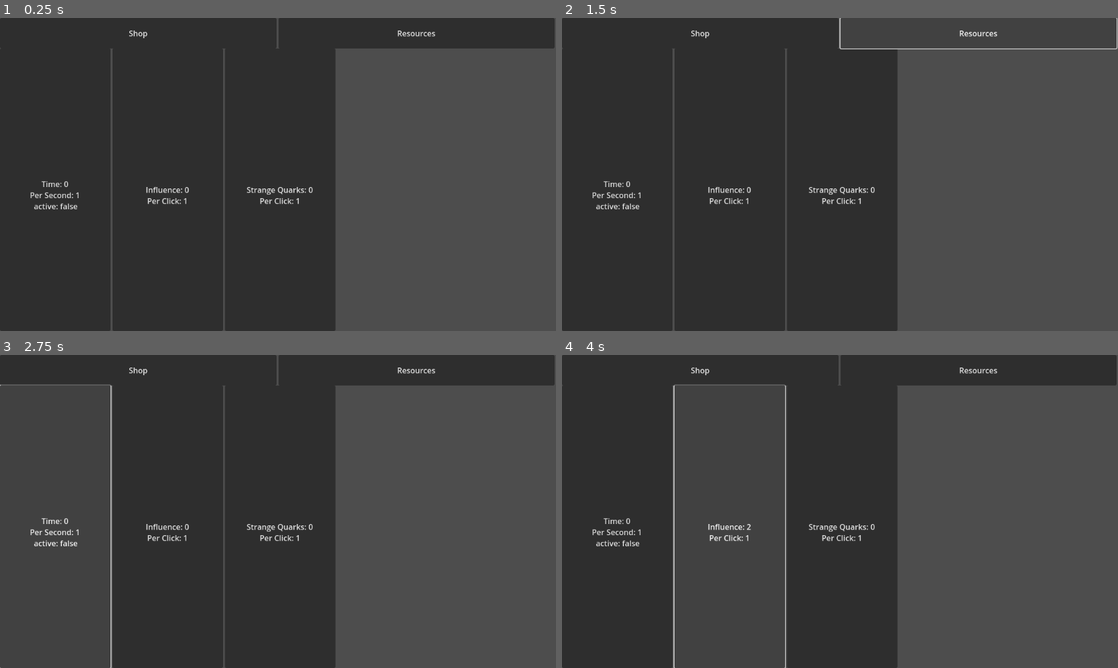
Above: before the commit, frames 1-4 (two rows, left to right).
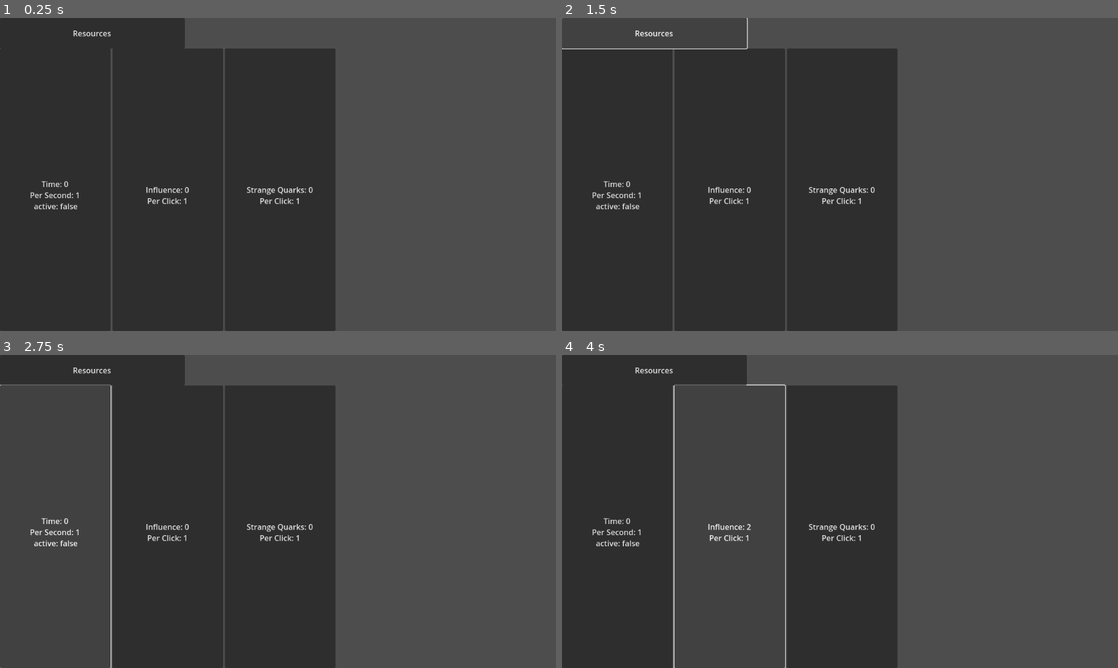
Above: after the commit, the same moments.

Repository: WilliamAHoffman/EmergentUniverse
Game: Godot game, scene res://scenes/root.tscn
Two runs of this game, one before a commit and one after it. Both use one fixed random seed, a clock stepped at 60 frames per second and the inputs below. The engine's default icon, where the game draws it, is replaced by a stand-in: a white triangle on a blue panel in a dark square.
Inputs (mouse positions are in pixels of both pictures, inside the frame that each line leads up to):
- Up to frame 1 (0.25 s): no input
- Up to frame 2 (1.5 s): click (701, 33) at 0.5 s, where only the run before the commit has a clickable "Shop"; click "Resources" at 1.25 s
- Up to frame 3 (2.75 s): click "Time: 0 Per Second: 1 active:…" at 2 s
- Up to frame 4 (4 s): click "Influence: 0 Per Click: 1" at 2.75 s; click "Influence: 1 Per Click: 1" at 3.5 s

The runs differ from the first frame. In frame 1, 6.5% of the frame differs, in the area x 13-100%, y 0-10%; in frame 2, 2.1%; in frame 3, 6.5%; in frame 4, 6.5%.

Commit message:
added notifications

Diff:
--- /dev/null
+++ b/scenes/notification.tscn
@@ -0,0 +1,10 @@
+[gd_scene load_steps=2 format=3 uid="uid://nyluktd1xlwm"]
+
+[ext_resource type="Texture2D" uid="uid://dcvi1syoqlrg5" path="res://sprites/icon.svg" id="1_818t2"]
+
+[node name="Notification" type="Sprite2D"]
+visible = false
+modulate = Color(1, 0, 0, 1)
+scale = Vector2(0.5, 0.5)
+texture = ExtResource("1_818t2")
+centered = false
--- a/scenes/root.tscn
+++ b/scenes/root.tscn
@@ -1,9 +1,11 @@
-[gd_scene load_steps=5 format=3 uid="uid://cyj1qkdkxyycc"]
+[gd_scene load_steps=7 format=3 uid="uid://cyj1qkdkxyycc"]
 
 [ext_resource type="Script" path="res://scripts/button scripts/button_manager.gd" id="1_u0srf"]
 [ext_resource type="Script" path="res://scripts/resource scripts/resource_manager.gd" id="2_os0tv"]
 [ext_resource type="Script" path="res://scripts/teleport scripts/teleporter.gd" id="3_pau4i"]
+[ext_resource type="PackedScene" uid="uid://nyluktd1xlwm" path="res://scenes/notification.tscn" id="4_7ft6n"]
 [ext_resource type="Script" path="res://scripts/event_bus.gd" id="4_xe6d4"]
+[ext_resource type="Script" path="res://scripts/display scripts/resource_display.gd" id="5_awwyk"]
 
 [node name="MainScene" type="Node2D"]
 
@@ -33,6 +35,14 @@
 offset_bottom = 648.0
 columns = 5
 
+[node name="ActionGrid" type="GridContainer" parent="ButtonManagerControl"]
+layout_mode = 0
+offset_left = 2304.0
+offset_top = 63.0
+offset_right = 3214.0
+offset_bottom = 648.0
+columns = 5
+
 [node name="ResourceManager" type="Node2D" parent="."]
 script = ExtResource("2_os0tv")
 
@@ -42,7 +52,7 @@
 [node name="PlayerCamera" type="Camera2D" parent="."]
 anchor_mode = 0
 
-[node name="TeleportManagerControl" type="Control" parent="PlayerCamera" node_paths=PackedStringArray("camera", "EventBus")]
+[node name="TeleportManagerControl" type="Control" parent="PlayerCamera" node_paths=PackedStringArray("camera", "EventBus", "shop_teli", "resource_teli", "action_teli", "resource_display")]
 layout_mode = 3
 anchors_preset = 0
 offset_right = 40.0
@@ -50,31 +60,57 @@
 script = ExtResource("3_pau4i")
 camera = NodePath("..")
 EventBus = NodePath("../../EventBus")
+shop_teli = NodePath("TeleporterGrid/Shop")
+resource_teli = NodePath("TeleporterGrid/Resource")
+action_teli = NodePath("TeleporterGrid/Action")
+resource_display = NodePath("../ResourceDisplay")
 
 [node name="TeleporterGrid" type="GridContainer" parent="PlayerCamera/TeleportManagerControl"]
 layout_direction = 2
 layout_mode = 0
 offset_right = 1149.0
 offset_bottom = 63.0
-columns = 2
+columns = 3
+
+[node name="Resource" type="Button" parent="PlayerCamera/TeleportManagerControl/TeleporterGrid"]
+layout_mode = 2
+size_flags_horizontal = 3
+size_flags_vertical = 3
+text = "Resources
+"
+
+[node name="Notification" parent="PlayerCamera/TeleportManagerControl/TeleporterGrid/Resource" instance=ExtResource("4_7ft6n")]
 
 [node name="Shop" type="Button" parent="PlayerCamera/TeleportManagerControl/TeleporterGrid"]
+visible = false
 layout_mode = 2
 size_flags_horizontal = 3
 size_flags_vertical = 3
 text = "Shop
 "
 
-[node name="Resources" type="Button" parent="PlayerCamera/TeleportManagerControl/TeleporterGrid"]
+[node name="Notification" parent="PlayerCamera/TeleportManagerControl/TeleporterGrid/Shop" instance=ExtResource("4_7ft6n")]
+
+[node name="Action" type="Button" parent="PlayerCamera/TeleportManagerControl/TeleporterGrid"]
+visible = false
 layout_mode = 2
 size_flags_horizontal = 3
 size_flags_vertical = 3
-text = "Resources
-"
+text = "Actions"
+
+[node name="Notification" parent="PlayerCamera/TeleportManagerControl/TeleporterGrid/Action" instance=ExtResource("4_7ft6n")]
+
+[node name="ResourceDisplay" type="Node2D" parent="PlayerCamera"]
+visible = false
+script = ExtResource("5_awwyk")
+
+[node name="ResourceLabel" type="Label" parent="PlayerCamera/ResourceDisplay"]
+offset_left = 2.0
+offset_top = 508.0
+offset_right = 217.0
+offset_bottom = 649.0
 
 [node name="EventBus" type="Node2D" parent="."]
 script = ExtResource("4_xe6d4")
 
 [connection signal="timeout" from="ResourceManager/ResourceTimer" to="ButtonManager" method="_on_resource_timer_timeout"]
-[connection signal="button_down" from="PlayerCamera/TeleportManagerControl/TeleporterGrid/Shop" to="PlayerCamera/TeleportManagerControl" method="_on_shop_button_down"]
-[connection signal="button_down" from="PlayerCamera/TeleportManagerControl/TeleporterGrid/Resources" to="PlayerCamera/TeleportManagerControl" method="_on_resources_button_down"]
--- a/scripts/button scripts/button_data.gd
+++ b/scripts/button scripts/button_data.gd
@@ -5,6 +5,7 @@
 var is_unlocked = false
 var button : Button
 var location : String
+var perma_unlocked = true
 
 
 #Conditional variables
@@ -79,8 +80,9 @@
 
 
 func _add_resources(quantity, resource):
-	resource.quantity += quantity
-	resource.total_quantity += quantity
+	if resource.perma_unlocked:
+		resource.quantity += quantity
+		resource.total_quantity += quantity
 
 
 func _add_random_resources(quantity_generated_from):
--- a/scripts/button scripts/button_manager.gd
+++ b/scripts/button scripts/button_manager.gd
@@ -105,6 +105,11 @@
 				buttons[dict_name].random_resource_efficiency = int(words[1])
 			elif words[0] == "location":
 				buttons[dict_name].location = words[1]
+			elif words[0] == "perma_unlocked":
+				if words[1] == "false":
+					buttons[dict_name].perma_unlocked = false
+				else:
+					buttons[dict_name].perma_unlocked = true
 	file.close()
 
 
@@ -119,7 +124,7 @@
 
 func _unlock_buttons(button : Button):
 	var criterias_done = 0
-	if !buttons[button.name].is_unlocked:
+	if !buttons[button.name].is_unlocked and buttons[button.name].perma_unlocked:
 		for resource in buttons[button.name].unlock_criteria:
 			if resource.quantity >= buttons[button.name].unlock_criteria[resource]:
 				criterias_done += 1
--- /dev/null
+++ b/scripts/display scripts/resource_display.gd
@@ -0,0 +1,6 @@
+extends Node2D
+
+@export var resource_manager : ResourceManager
+
+func update_resources():
+	pass
--- a/scripts/resource scripts/resource_data.gd
+++ b/scripts/resource scripts/resource_data.gd
@@ -8,7 +8,7 @@
 var total_quantity := 0
 var quantity_per_click := 0
 var quantity_per_second := 0
-var is_unlocked = true
+var perma_unlocked = true
 
 #conditional variables
 
--- a/scripts/resource scripts/resource_manager.gd
+++ b/scripts/resource scripts/resource_manager.gd
@@ -20,29 +20,38 @@
 				dict_name = words[1]
 				resources[dict_name] = ResourceData.new()
 				resources[dict_name].dict_name = dict_name
-			if words[0] == "name":
+			elif words[0] == "name":
 				resources[dict_name].name = words[1]
-			if words[0] == "is_unlocked":
+			elif words[0] == "is_unlocked":
 				if words[1] == "false":
 					resources[dict_name].is_unlocked = false
 				else:
 					resources[dict_name].is_unlocked = true
-			if words[0] == "in_quantity_per_click":
+			elif words[0] == "in_quantity_per_click":
 				resources[dict_name].in_quantity_per_click[words[1]] = int(words[2])
-			if words[0] == "out_quantity_per_click":
+			elif words[0] == "out_quantity_per_click":
 				resources[dict_name].out_quantity_per_click[words[1]] = int(words[2])
-			if words[0] == "in_quantity_per_second":
+			elif words[0] == "in_quantity_per_second":
 				resources[dict_name].in_quantity_per_second[words[1]] = int(words[2])
-			if words[0] == "out_quantity_per_second":
+			elif words[0] == "out_quantity_per_second":
 				resources[dict_name].out_quantity_per_second[words[1]] = int(words[2])
-			if words[0] == "in_multi_per_click":
+			elif words[0] == "in_multi_per_click":
 				resources[dict_name].in_multi_per_click[words[1]] = int(words[2])
-			if words[0] == "out_multi_per_click":
+			elif words[0] == "out_multi_per_click":
 				resources[dict_name].out_multi_per_click[words[1]] = int(words[2])
-			if words[0] == "in_multi_per_second":
+			elif words[0] == "in_multi_per_second":
 				resources[dict_name].in_multi_per_second[words[1]] = int(words[2])
-			if words[0] == "out_multi_per_second":
+			elif words[0] == "out_multi_per_second":
 				resources[dict_name].out_multi_per_second[words[1]] = int(words[2])
+			elif words[0] == "quantity":
+				resources[dict_name].quantity = int(words[1])
+			elif words[0] == "total_quantity":
+				resources[dict_name].total_quantity = int(words[1])
+			elif words[0] == "perma_unlocked":
+				if words[1] == "false":
+					resources[dict_name].perma_unlocked = false
+				else:
+					resources[dict_name].perma_unlocked = true
 	file.close()
 
 
--- a/scripts/teleport scripts/teleporter.gd
+++ b/scripts/teleport scripts/teleporter.gd
@@ -2,22 +2,46 @@
 
 @export var camera : Camera2D
 @export var EventBus : Node2D
+@export var shop_teli : Button
+@export var resource_teli : Button
+@export var action_teli : Button
+@export var resource_display : Node2D
+var resources : Dictionary
+var camera_location = "Resources"
 
 func _ready():
 	EventBus.connect("vis_notif", visibility_notification)
-	print("connect")
+	_add_button_data()
 
 
 func visibility_notification(location):
-	if location == "ResourceGrid":
-		print(self.get_child(0).get_child(1).name)
-	if location == "ShopGrid":
-		print(self.get_child(0).get_child(0).name)
+	if location == "ResourceGrid" and camera_location != "Resources":
+		resource_teli.get_child(0).visible = true
+	if location == "ShopGrid" and camera_location != "Shop":
+		shop_teli.get_child(0).visible = true
+		shop_teli.visible = true
+	if location == "ActionGrid" and camera_location != "Action":
+		action_teli.get_child(0).visible = true
+		action_teli.visible = true
 
 
-func _on_shop_button_down():
-	camera.position.x = 1152
+func _on_button_pressed(location):
+	camera_location = location
+	if camera_location == "Resource":
+		camera.position.x = 0
+		resource_teli.get_child(0).visible = false
+		resource_display.visible = false
+	if camera_location == "Shop":
+		camera.position.x = 1152
+		shop_teli.get_child(0).visible = false
+		resource_display.visible = true
+	if camera_location == "Action":
+		camera.position.x = 1152 * 2
+		action_teli.get_child(0).visible = false
+		resource_display.visible = true
 
 
-func _on_resources_button_down():
-	camera.position.x = 0
+func _add_button_data():
+	for button in self.get_child(0).get_children():
+		print(button.name)
+		button.connect("pressed",_on_button_pressed.bind(button.name))
Not shown, changed: data/button_data.txt
Not shown, changed: data/resource_data.txt
